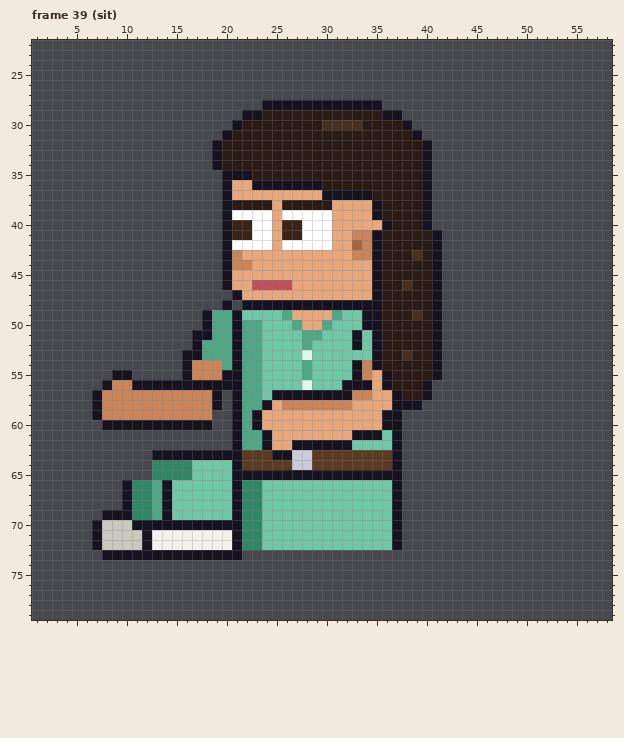
Pixel-art file, stored at sprites/clients/client_dentrec_b_left_anim.aseprite. The picture above was drawn from the file before the commit.
64x80 pixels, 129 frames. Shown: frame 39 (sit): x 1..58, y 22..79. The old version is drawn lined up with the new one. The commit also changed other frames, which this record leaves out.
After:
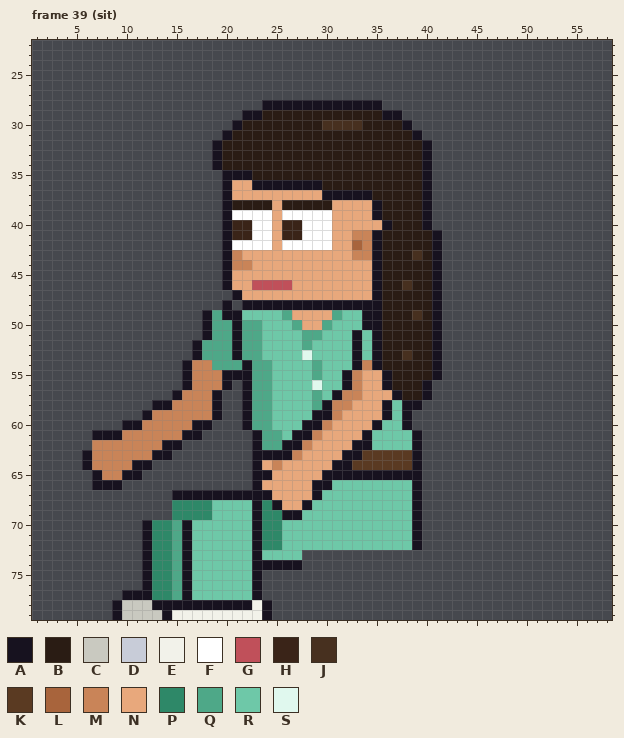
Palette (. is transparent): A #17121f  B #2a1c14  C #c9c9c0  D #c8ccd8  E #f2f2ea  F #ffffff  G #c0505a  H #3a2418  J #47301f  K #5a3a22  L #a8643c  M #c98458  N #e8a87c  P #2e8868  Q #4ea888  R #6ec8a8  S #e0f8ee
Difference:
whole drawing moved by -2,-6 (the old picture is shown already moved)
--- frame 39 (sit)
@@ x 4..41 @@
 48 ................A.AAAAAAAAAAAAAABBBBBA
-49 ..............AQQARRRRQNNNNQRRAABBBJBA
+49 ..............AQAARRRRQNNNNQRRAABBBJBA
 50 ..............AQQAQQRRRQNNQRRRAABBBBBA
-51 .............AAQQAQQRRRRQQRRRARABBBBBA
+51 ..............AQQAQQRRRRQQRRRARABBBBBA
 52 .............AQQQAQQRRRRQRRRRARABBBBBA
-53 ............AAQQQAQQRRRRSRRRRRRABBJBBA
-54 ............AMMMQAQQRRRRQRRRRAMABBBBBA
-55 .....AA.....AMMMAAQQRRRRQRRRRAMNABBBBA
-56 ....AMMAAAAAAAAAAAQQRRRRSRRRAAANABBBA.
-57 ...AMMMMMMMMMMMA.AQQRAAAAAAAAMMNNABBA.
-58 ...AMMMMMMMMMMMA.AQQANMMMMMMMNNNNAAA..
-59 ...AMMMMMMMMMMM..AQANNNNNNNNNNNNAA....
-60 ....AAAAAAAAAAA..AQANNNNNNNNNNNNAA....
-61 .................AQQANNNNNNNNAAARA....
-62 .................AQQANNAAAAAARRRRA....
-63 .........AAAAAAAAAKKKAADDKKKKKKKKA....
-64 .........PPPPRRRRAKKKKKDDKKKKKKKKA....
-65 .........PPPPRRRRAAAAAAAAAAAAAAAAA....
-66 ......APPQARRRRRRAPPRRRRRRRRRRRRRA....
-67 ......APPQARRRRRRAPPRRRRRRRRRRRRRA....
-68 ......APPQARRRRRRAPPRRRRRRRRRRRRRA....
-69 ....AAAPPQARRRRRRAPPRRRRRRRRRRRRRA....
-70 ...ACCCAAAAAAAAAAAPPRRRRRRRRRRRRRA....
-71 ...ACCCCAEEEEEEEEAPPRRRRRRRRRRRRRA....
-72 ...ACCCCAEEEEEEEEAPPRRRRRRRRRRRRRA....
-73 ....AAAAAAAAAAAAAA....................
-74 ......................................
-75 ......................................
-76 ......................................
-77 ......................................
-78 ......................................
-79 ......................................
+53 .............AQQQAQQRRRRSRRRRARABBJBBA
+54 ............AMMQQQAQQRRRRQRRRAMABBBBBA
+55 ............AMMMAAAQQRRRRQRRAMNNABBBBA
+56 ............AMMMA.AQQRRRRSRRAMNNABBBA.
+57 ...........AMMMA..AQQRRRRQRAMMNNNABBA.
+58 .........AAMMMMA..AQQRRRRQAMMNNNARAA..
+59 ........AMMMMMMA..AQQRRRRAAMNNNNARA...
+60 ......AAMMMMMAA...AQQRRRAAMNNNNARRA...
+61 ...AAAMMMMMMAA.....AQQRAAMNNNNARRRRA..
+62 ...MMMMMMMAA.......AQQAAMNNNNAARRRRA..
+63 ..AMMMMMMAA........AAAAMNNNNAAKKKKKA..
+64 ..AMMMMAA..........ANMNNNNNAAKKKKKKA..
+65 ...AMMAA...........AANNNNNAAAAAAAAAA..
+66 ...AAA.............ANNNNNAARRRRRRRRA..
+67 ...........AAAAAAAAAANNNNARRRRRRRRRA..
+68 ...........PPPPRRRRAPANNARRRRRRRRRRA..
+69 ...........PPPPRRRRAPPAARRRRRRRRRRRA..
+70 ........APPQARRRRRRAPPRRRRRRRRRRRRRA..
+71 ........APPQARRRRRRAPPRRRRRRRRRRRRRA..
+72 ........APPQARRRRRRAPPRRRRRRRRRRRRRA..
+73 ........APPQARRRRRRARRRR..............
+74 ........APPQARRRRRRAAAAA..............
+75 ........APPQARRRRRRA..................
+76 ........APPQARRRRRRA..................
+77 ......AAAPPQARRRRRRA..................
+78 .....ACCCAAAAAAAAAAEA.................
+79 .....ACCCCAEEEEEEEEEA.................
